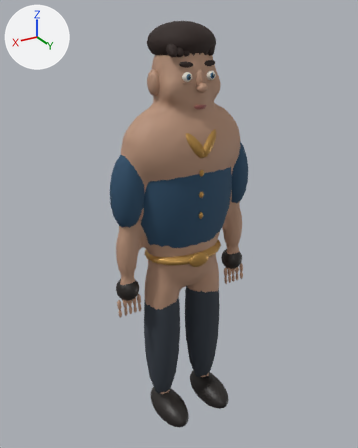
An edit to the glTF model SYSTEM-WORLD-3D/assets/characters/SYSTEM_Humanoid_Male.glb, drawn before and after from the same camera.
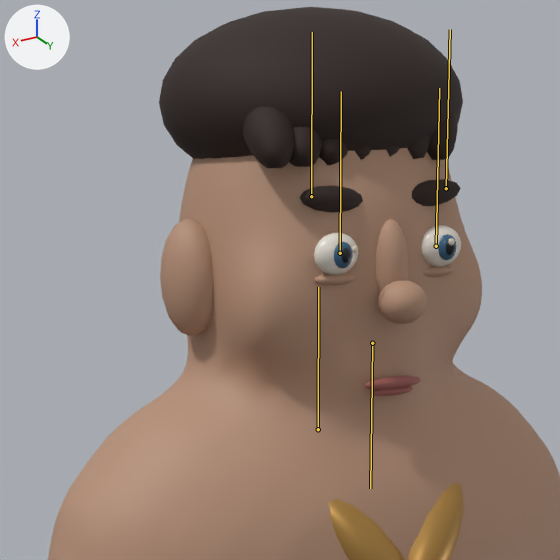
Each version appears first whole from a 50 mm camera at (1.166, 1.907, 2.088) aimed at (0.013, -0.015, 1.127), and next in a close-up on the part from 31% to 67% of the width and 4% to 33% of the height. Arrows for +X, +Y and +Z are at upper left; the lights stay in place. The first two pictures are the older version. The bones that change, and the others that lie on the model, are drawn over the model as lines in the close-ups.

Names of what the first close-up shows: 'SYSTEM_Humanoid_Male_Body', 'SYSTEM_Humanoid_Male_BrowLeft', 'SYSTEM_Humanoid_Male_BrowRight', 'SYSTEM_Humanoid_Male_EyeLeft', 'SYSTEM_Humanoid_Male_EyeRight', 'SYSTEM_Humanoid_Male_FaceSkin', 'SYSTEM_Humanoid_Male_Hair', 'SYSTEM_Humanoid_Male_Iris.002', 'SYSTEM_Humanoid_Male_Mouth', 'SYSTEM_Humanoid_Male_Pupils', 'SYSTEM_Humanoid_Male_Trim'.
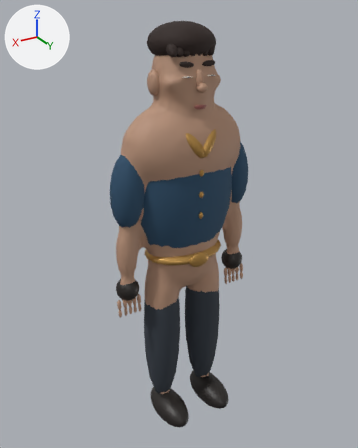
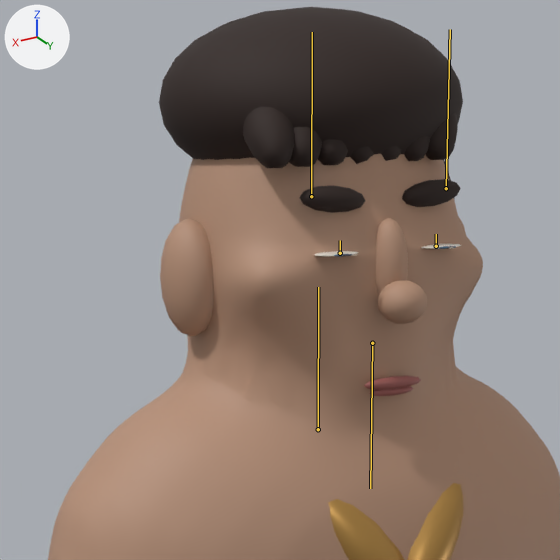
The newer file adds an action. The first version stands in its rest pose; the second is drawn at frame 24 of the action 'Facial_Blink'.

The change in detail:
Bone 'eye.L' (bone_eye_l) is rescaled from (1.0, 1.0, 1.0) to (1.0, 0.08, 1.0).
Bone 'eye.R' (bone_eye_r) is rescaled from (1.0, 1.0, 1.0) to (1.0, 0.08, 1.0).

Boxes [x1, y1, x2, y2] around the edits, measured in the close-ups (560 x 560 px):
'SYSTEM_Humanoid_Male_Body', posed
    before: [48, 148, 560, 560]
    after: [48, 154, 560, 560]
'SYSTEM_Humanoid_Male_EyeRight', posed
    before: [314, 233, 358, 285]
    after: [314, 251, 358, 257]
'SYSTEM_Humanoid_Male_EyeLeft', posed
    before: [421, 225, 461, 277]
    after: [421, 244, 461, 250]
'SYSTEM_Humanoid_Male_Pupils', posed
    before: [341, 242, 455, 263]
    after: [343, 247, 454, 257]
bone 'eye.L', root to tip
    before: (436, 246) to (439, 88)
    after: (436, 246) to (436, 234)
bone 'eye.R', root to tip
    before: (340, 253) to (341, 91)
    after: (340, 253) to (340, 240)
